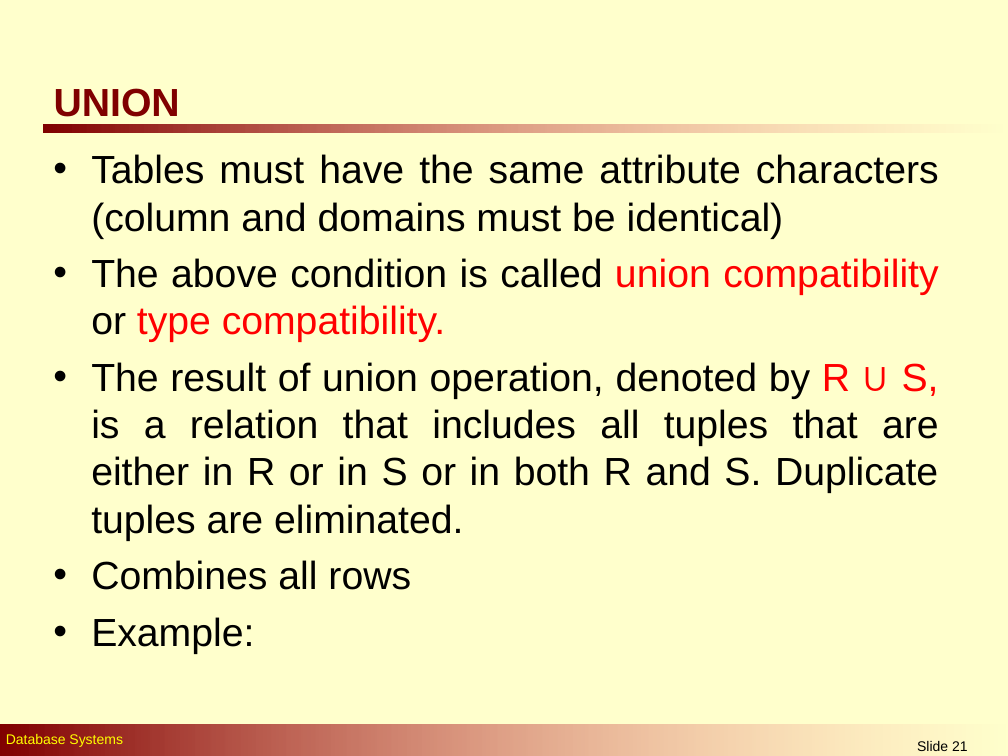
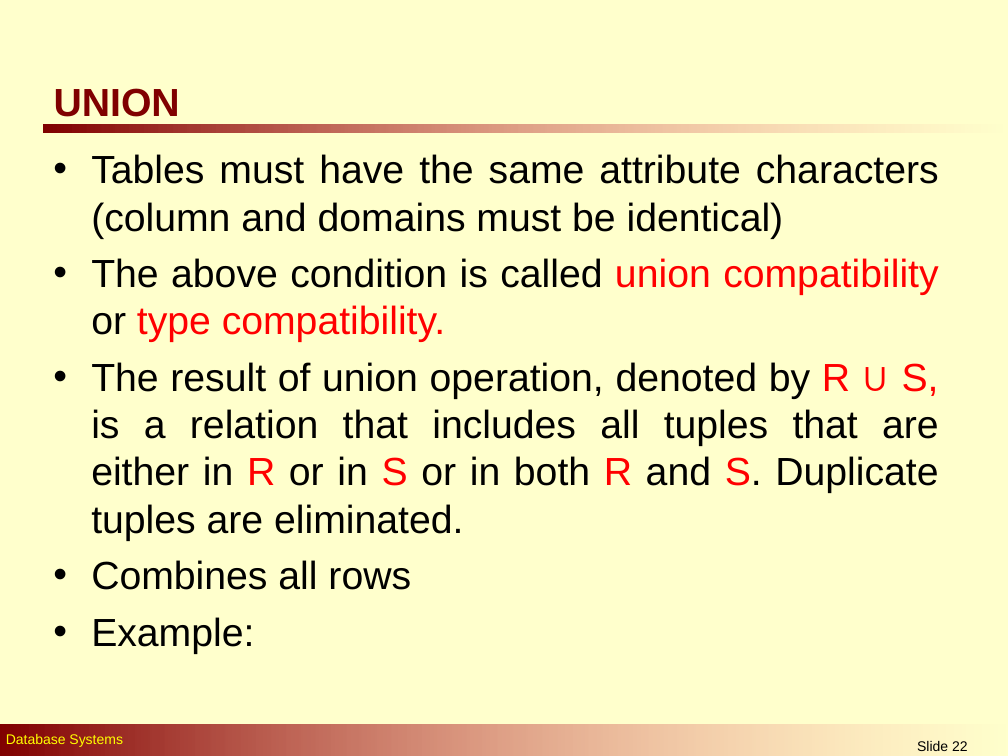
Before and after one commit to Muhammad-ABDUL-Kareem-381/DateBase_System, a slide deck: slide 22 of Notes/Unit#5 Relational Algebra - F24.ppt (slide 21 before the commit). Drawn at 1008x756 pixels with LibreOffice and Linux fonts; fonts in the diff are those of the drawing. Boxes give left, top, right and bottom in pixels: in the first picture for what was removed or moved away, otherwise in the second. Text is boxed around its words. In the diff, an @@ line names an element or a change of style, - is before the commit and + after.

```diff
--- a/Notes/Unit#5 Relational Algebra - F24.ppt
+++ b/Notes/Unit#5 Relational Algebra - F24.ppt
@@ text at box(91, 362, 939, 541): text colour #000000 to #FF0000 in "R S R S." @@
@@ page number at box(917, 741, 968, 751): text changed @@
-Slide 21
+Slide 22
```
Also in this commit, not shown: 4 other slides changed, 1 slide added, 4 other files.
